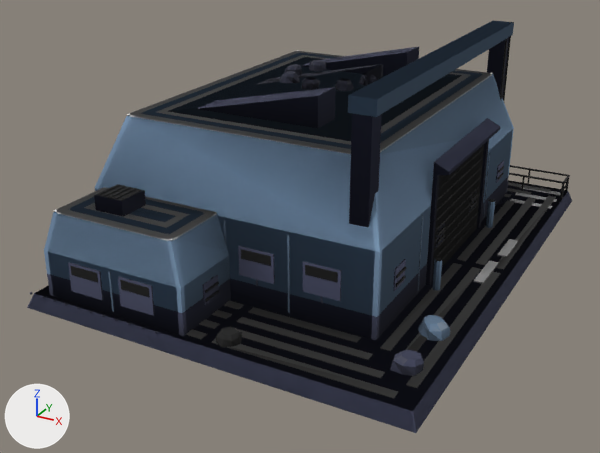
The glTF model assets/set_v5/veyran_vehicle_factory_damaged.glb as it was, and as the next commit left it.
Before and after are seen from a 50 mm camera at (10.37, -21.24, 11.04) aimed at (-0.58, -1.35, 1.09). Lighting does not change. The marker at lower left points along +X, +Y and +Z. The picture after the commit comes second. Vertices at exactly the same position are counted once.

Objects in the first picture: 'body', 'body.001', 'body.002'.
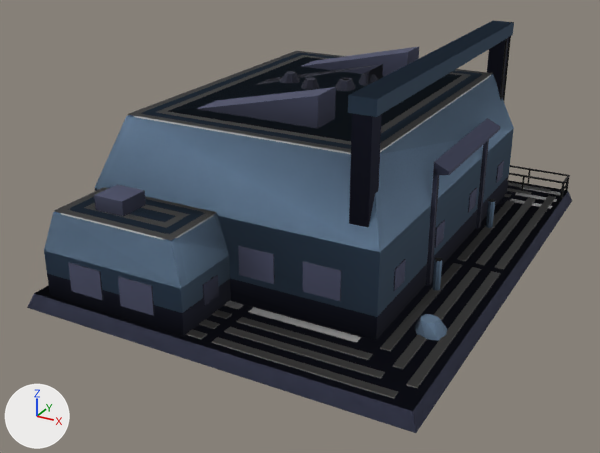
Boxes [x1, y1, x2, y2] around the edits, measured in the pictures (600 x 453 px; the box of a moved part takes in the faces that stretch with it):
'body', reshaped: before [30, 21, 572, 432]; after [29, 21, 572, 432]
'body.001', reshaped: before [28, 47, 572, 433]; after [27, 47, 572, 433]
part 1 of me_mesh_0, deleted: before [30, 60, 504, 334]
part 2 of me_mesh_0, cut back: before [280, 71, 484, 278]; after [280, 71, 376, 91]
part 3 of me_mesh_0, recoloured: [30, 47, 512, 398] in both
part 4 of me_mesh_1, moved or reshaped (not visible before): after [270, 64, 383, 84]
part 5 of me_mesh_1, rebuilt: before [418, 315, 451, 341]; after [415, 314, 447, 341]
part 6 of me_mesh_1, added: after [230, 176, 509, 340]
part 7 of me_mesh_1, added: after [47, 256, 231, 336]
part 8 of me_mesh_1, deleted: before [216, 239, 518, 376]
part 9 of me_mesh_1, reshaped: before [28, 51, 520, 427]; after [54, 51, 493, 240]

The edits, one by one:
me_mesh_0 is used by ob_body; parent ob_veyran_vehicle_factory_damaged_lod0; location (0.0, 0.0, 0.0).
me_mesh_0 had 2032 vertices, 2882 faces and spanned x -5.6..5.6, y -7.5..7.5, z 0.0..6.3.
me_mesh_0 now has 1178 vertices, 1634 faces and spans x -5.6..5.6, y -7.5..7.5, z 0.0..6.3.
me_mesh_0 part 1: 97 loose pieces with 808 vertices, spanning x -5.5..3.7, y -7.4..7.4, z 0.4..5.4, are deleted.
Part 2, on me_mesh_0:
38 vertices are removed from x -1.6..3.6, y -1.6..2.6, z 0.4..5.4.
147 faces are deleted.
11 vertices move within x -1.4..0.5, y -1.0..0.6, z 5.4.
71 new faces join them, mat_paint2.
me_mesh_0 part 3: 546 kept faces spanning x -5.6..5.5, y -7.5..7.5, z 0.0..6.3 get new vertex colours.
Other edits to the shape of me_mesh_0 do not show in these pictures.
me_mesh_0 no longer uses material mat_rubber.
me_mesh_1 is used by ob_body_001; parent ob_veyran_vehicle_factory_damaged_lod1; location (0.0, 0.0, 0.0).
me_mesh_1 had 728 vertices, 1078 faces and spanned x -5.6..5.6, y -7.5..7.5, z 0.0..6.3.
me_mesh_1 now has 262 vertices, 286 faces and spans x -5.6..5.6, y -7.5..7.5, z 0.0..6.3.
me_mesh_1 part 4: the loose piece of 6 vertices spanning x -3.2..0.8, y 0.1..1.1, z 4.7..5.6 is moved by (0.0, 0.1, 0.0).
me_mesh_1 part 5: the loose piece of 24 vertices spanning x 4.3..5.1, y -4.5..-3.6, z 0.4..0.7 is rebuilt with 16 vertices and now spans x 4.2..5.0, y -4.5..-3.6, z 0.4..0.7.
me_mesh_1 part 6: a new loose piece of 16 vertices spanning x -5.0..3.6, y -5.1..6.1, z 0.4..4.7.
me_mesh_1 part 7: a new loose piece of 16 vertices spanning x -5.0..-0.6, y -7.2..-4.8, z 0.4..2.8.
me_mesh_1 part 8: 22 loose pieces with 250 vertices, spanning x -4.9..5.1, y -7.2..7.5, z 0.4..5.6, are deleted.
me_mesh_1 part 9: 11 vertices moved from x 0.2..0.8, y -0.6..0.7, z 5.2..5.4 to x 0.2..0.9, y -0.6..0.8, z 5.2..5.4; 257 vertices removed from x -5.6..5.6, y -7.5..7.5, z 0.0..5.4; 25 vertices added at x -4.7..3.0, y -7.0..5.3, z 2.8..5.4.
Other edits to the shape of me_mesh_1 do not show in these pictures.
me_mesh_1 no longer uses material mat_metal.
